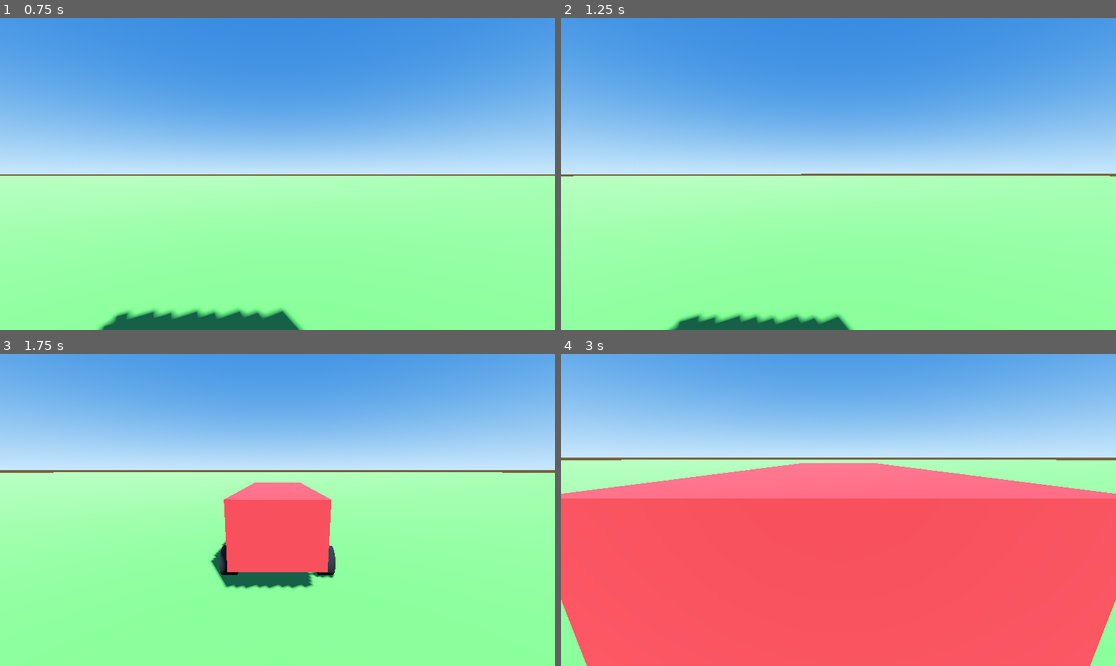
Above: before the commit, frames 1-4 (two rows, left to right).
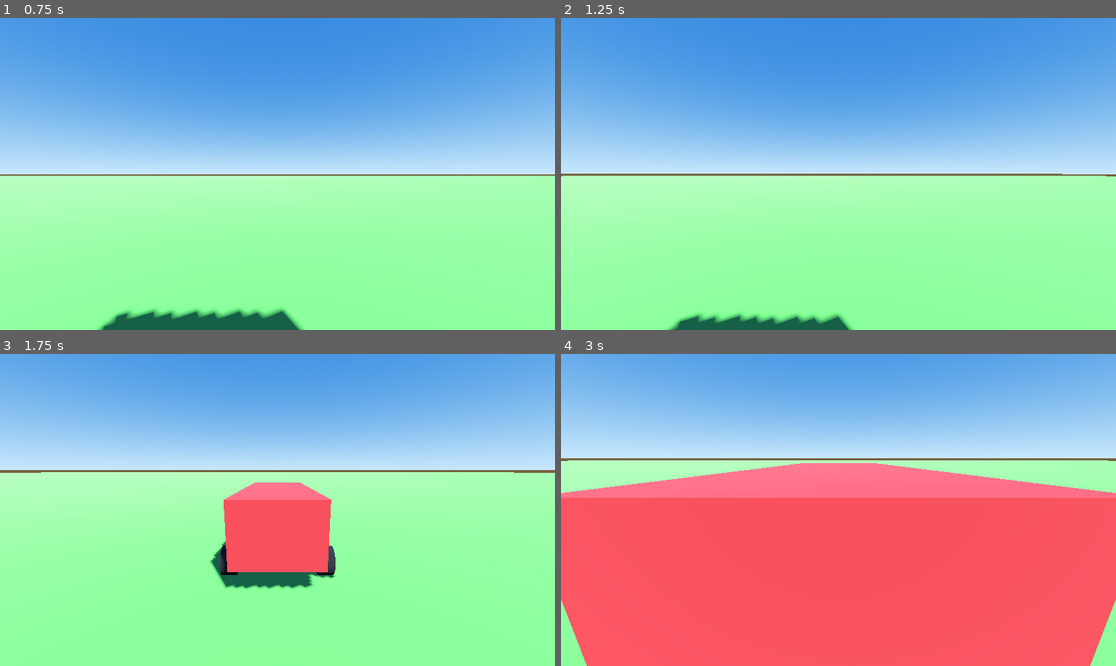
Above: after the commit, the same moments.

Repository: Escape64/truckers-simple
Game: Godot game, scene res://scenes/test_drive.tscn
Same seed, same stepped clock (60 frames per second), same inputs: the game is played once before the commit and once after it.
Inputs:
- Up to frame 1 (0.75 s): hold Right (ui_right) from 0.53 s (still down); tap F (camera_toggle) at 0.6 s
- Up to frame 2 (1.25 s): keep holding Right (ui_right)
- Up to frame 3 (1.75 s): release Right (ui_right) at 1.28 s; hold Down (ui_down) from 1.28 s (still down); tap F (camera_toggle) at 1.35 s
- Up to frame 4 (3 s): release Down (ui_down) at 2.03 s; hold Right (ui_right) 2.03-2.78 s; tap F (camera_toggle) at 2.1, 2.85 s; hold Up (ui_up) from 2.78 s (still down)

Frame 1 is identical in both runs. In frame 2, 0.1% of the frame differs, in the area x 0-100%, y 49-51%; in frame 3, less than 0.1%; in frame 4, 0.7%, in the area x 0-100%, y 33-98%.

Commit message:
Fix: руль в правильную сторону, ускорен лаг камеры
Инвертирован get_axis для steering.
rotation_speed: 1.8 → 3.5 (лаг ~0.5с вместо 2с).

Co-Authored-By: Claude Sonnet 4.6 <noreply@anthropic.com>

Diff:
--- a/scripts/camera/camera_controller.gd
+++ b/scripts/camera/camera_controller.gd
@@ -1,6 +1,6 @@
 extends Camera3D
 
-@export var rotation_speed: float = 1.8   # как быстро камера разворачивается вслед за машиной
+@export var rotation_speed: float = 3.5   # как быстро камера разворачивается вслед за машиной
 @export var position_speed: float = 6.0   # как быстро камера догоняет позицию
 @export var tp_offset: Vector3 = Vector3(0, 2.2, 8.0)
 @export var tp_look_height: float = 0.9
--- a/scripts/vehicles/vehicle_controller.gd
+++ b/scripts/vehicles/vehicle_controller.gd
@@ -12,7 +12,7 @@
 	# Руль — при высокой скорости угол уменьшается
 	var speed_t = clampf(speed_kmh / 100.0, 0.0, 1.0)
 	var current_max_steer = lerp(max_steer_angle, max_steer_angle * 0.3, speed_t)
-	var steer_input = Input.get_axis("ui_right", "ui_left")
+	var steer_input = Input.get_axis("ui_left", "ui_right")
 	steering = move_toward(steering, steer_input * current_max_steer, delta * 3.0)
 
 	# Газ и тормоз
